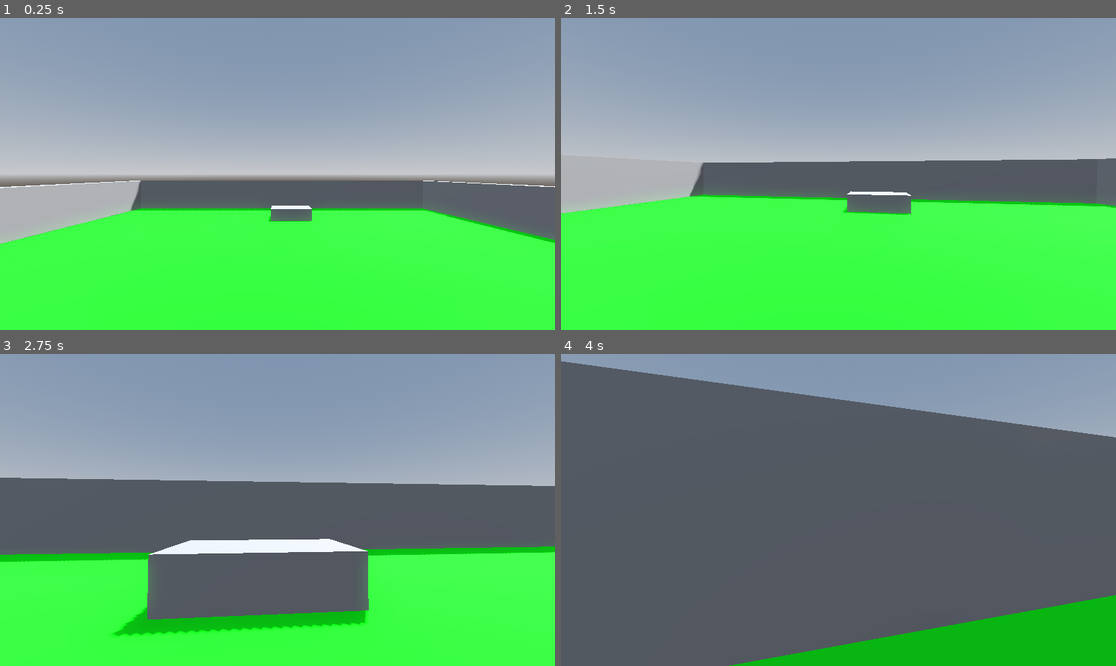
Above: before the commit, frames 1-4 (two rows, left to right).
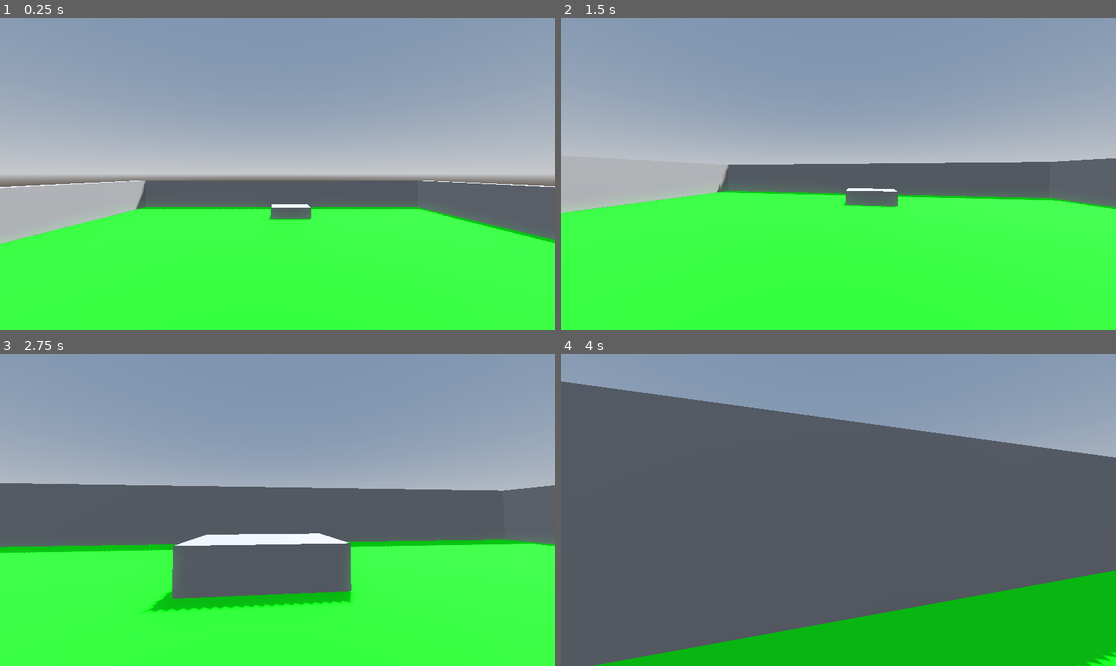
Above: after the commit, the same moments.

Repository: jd-58/FPS-game
Game: Godot game, scene res://Scenes.tscn
Two runs of this game, one before a commit and one after it. Both use one fixed random seed, a clock stepped at 60 frames per second and the inputs below. The project has no main scene, so this scene is started directly.
Inputs (mouse positions are in pixels of both pictures, inside the frame that each line leads up to):
- Up to frame 1 (0.25 s): no input
- Up to frame 2 (1.5 s): move the mouse to (866, 174) at 0.52 s; hold Shift (Sprint) 0.53-1.28 s; hold W (Forward) from 0.53 s (still down); tap Space (Jump) at 0.77 s; move the mouse to (810, 174) at 1.27 s; tap Shift (Sprint) at 1.35 s
- Up to frame 3 (2.75 s): keep holding W (Forward); tap Space (Jump) at 1.52 s; move the mouse to (288, 503) at 2.02 s; hold Shift (Sprint) from 2.03 s (still down)
- Up to frame 4 (4 s): keep holding W (Forward); move the mouse to (832, 516) at 2.77 s; release Shift (Sprint) at 2.78 s; tap Shift (Sprint) at 2.85 s; tap Space (Jump) at 3.02, 3.77 s; move the mouse to (877, 513) at 3.52 s; hold Shift (Sprint) from 3.53 s (still down)

The runs differ from the first frame. In frame 1, 0.7% of the frame differs, in the area x 1-100%, y 52-73%; in frame 2, 2.8%; in frame 3, 12%; in frame 4, 13%, in the area x 0-100%, y 2-100%.

Commit message:
End of Tutorial 1 - Added FOV movement
End of 1st tutorial video

Diff:
--- a/Player.gd
+++ b/Player.gd
@@ -10,6 +10,10 @@
 const BOB_FREQ = 2.0
 const BOB_AMP = 0.08
 var t_bob = 0.0
+
+# FOV variables
+var base_fov = 75
+const FOV_CHANGE = 1.5
 
 
 @onready var head = $Head
@@ -62,6 +66,12 @@
 	t_bob += delta * velocity.length() * float(is_on_floor())
 	camera.transform.origin = _headbob(t_bob)
 
+	# FOV
+	var velocity_clamped = clamp(velocity.length(), 0.5, SPRINT_SPEED * 2)
+	var target_fov = base_fov + FOV_CHANGE * velocity_clamped
+	camera.fov = lerp(camera.fov, target_fov, delta * 8.0)
+
+
 	move_and_slide()
 
 
